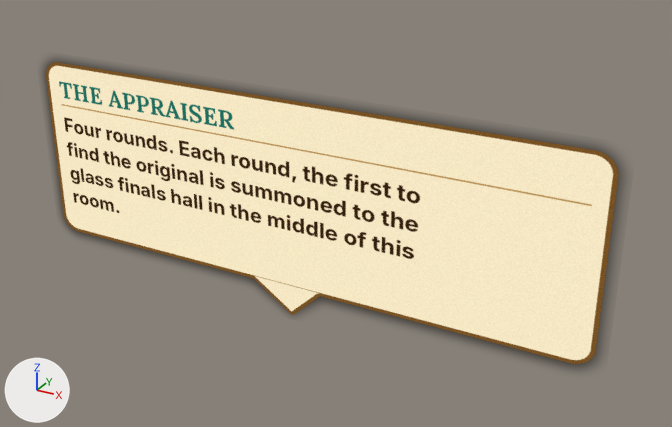
The glTF model sb_appraiser_t2.glb: old version first, new version second.
Before and after are seen from a 50 mm camera at (1.81, -2.9, 1.48) aimed at (0.18, 0.06, 0.0). Every picture has the same lights, and +X, +Y and +Z are marked at lower left. The picture after the commit comes second. Vertices at exactly the same position are counted once.

The first picture shows 'spire'.
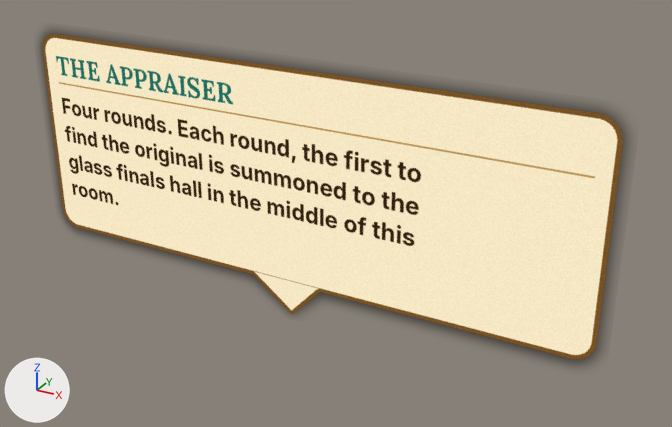
The newer file is also rescaled (x0.885), turned or shifted as a whole; pictures and numbers use the older file's frame.

Where the change shows, as pixel boxes (x1, y1, x2, y2) in the pictures (672 x 427 px):
'spire', reshaped (8% taller): before (45, 61, 621, 367); after (41, 32, 625, 363)

Edits to the bpy script that builds the scene:
```text
Change me_spire:
    used by ob_spire; location = (0.0, 0.0, 0.0)
    remove me_spire.from_pydata(...)  # 4 vertices, 2 faces; spans x -1.3..1.3, y 0.0, z -0.5..0.5
    add me_spire.from_pydata(...)  # 4 vertices, 2 faces; spans x -1.3..1.3, y 0.0, z -0.5..0.63
    me_spire part 1
    me_spire.vertices[2].co: (1.3, 0.0, 0.5) -> (1.3, 0.0, 0.63)
    me_spire.vertices[3].co: (-1.3, 0.0, 0.5) -> (-1.3, 0.0, 0.63)
```
